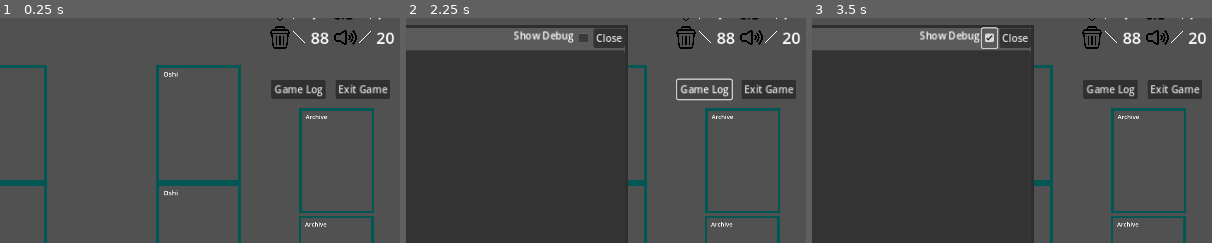
Above: before the commit, frames 1-3 (left to right).
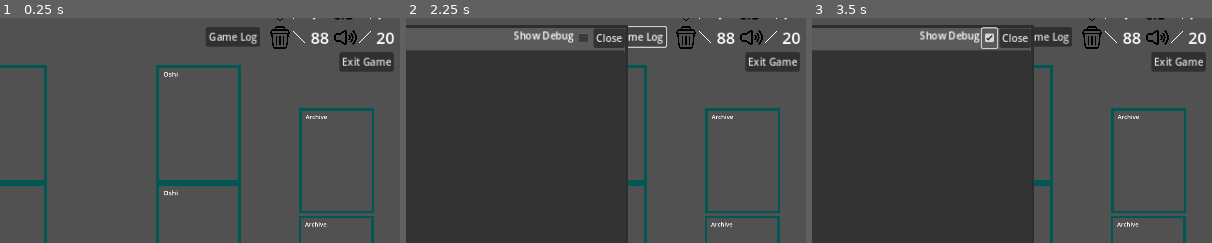
Above: after the commit, the same moments.

Repository: daniel-k-taylor/holocardclient
Game: Godot game, scene res://scenes/game/game.tscn
Two runs of this game, one before a commit and one after it. Both use one fixed random seed, a clock stepped at 60 frames per second and the inputs below. This scene is started directly instead of the project's main scene.
Inputs (mouse positions are % of the whole screen's width and height, from its top left):
- Up to frame 1 (0.25 s): no input
- Up to frame 2 (2.25 s): click "Game Log" at 0.5 s; click (92, 66) at 1.27 s; click "Game Log" at 2 s
- Up to frame 3 (3.5 s): click (72, 15) at 2.75 s
The pictures show only the part of the screen within x 50-100%, y 10-60%; the shares and areas given below are measured in that part.

The runs differ from the first frame. In frame 1, 3.9% of the frame differs, in the area x 51-99%, y 4-36%; in frame 2, 2.8%; in frame 3, 3.6%.

Commit message:
reorganize log/exit buttons

Diff:
--- a/scenes/game/game.tscn
+++ b/scenes/game/game.tscn
@@ -22,17 +22,17 @@
 color = Color(0.31802, 0.31802, 0.31802, 1)
 
 [node name="ExitGameButton" type="Button" parent="."]
-offset_left = 1177.0
-offset_top = 174.0
-offset_right = 1264.0
-offset_bottom = 205.0
+offset_left = 1183.0
+offset_top = 130.0
+offset_right = 1270.0
+offset_bottom = 161.0
 text = "Exit Game"
 
 [node name="LogButton" type="Button" parent="."]
-offset_left = 1074.31
-offset_top = 174.0
-offset_right = 1161.31
-offset_bottom = 205.0
+offset_left = 969.0
+offset_top = 90.0
+offset_right = 1056.0
+offset_bottom = 121.0
 text = "Game Log"
 
 [node name="OpponentStatsGroup" parent="." instance=ExtResource("2_yswsg")]
